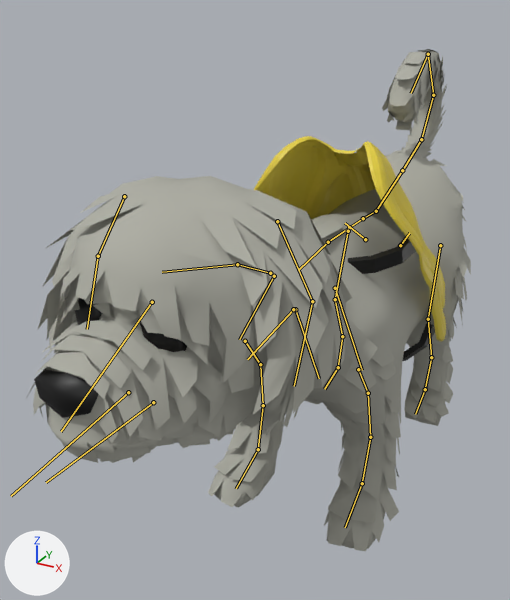
The glTF model public/dog.glb: old version first, new version second.
The view is the same before and after, from a 50 mm camera at (1.25, -3.38, 2.47) aimed at (-0.35, -0.48, 1.02). Every picture has the same lights, and +X, +Y and +Z are marked at lower left. The bones that bend it are drawn over the model as lines.

The first picture shows 'Circle', 'DogMesh', 'JacketMesh.001'.
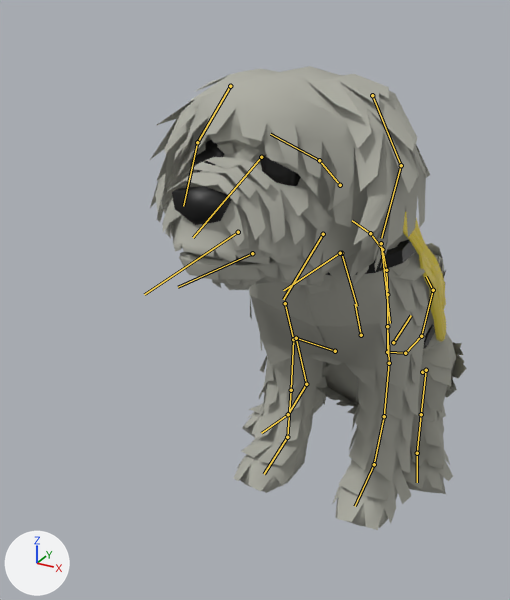
The newer file adds an action. The first version stands in its rest pose; the second is drawn at frame 28 of the action 'Idle1LongSniffAround'.

What differs and where, as boxes [x1, y1, x2, y2] in the pictures (510 x 600 px):
'DogMesh', posed (29% narrower, 8% shorter): before [26, 49, 471, 551]; after [150, 66, 466, 530]
'JacketMesh.001', unchanged, covered by the edit: before [254, 136, 446, 342]; after [403, 212, 446, 342]
bone 'spine.004', root to tip: before (402, 170) to (376, 211); after (387, 352) to (387, 294)
bone 'spine.003', root to tip: before (402, 170) to (421, 139); after (387, 352) to (405, 353)
bone 'spine.002', root to tip: before (421, 139) to (433, 95); after (405, 353) to (421, 336)
bone 'spine.001', root to tip: before (433, 95) to (428, 54); after (421, 336) to (433, 290)
bone 'spine', root to tip: before (428, 54) to (411, 93); after (433, 290) to (426, 276)
bone 'spine.005', root to tip: before (376, 211) to (363, 218); after (387, 294) to (386, 270)
bone 'spine.006', root to tip: before (363, 218) to (349, 227); after (386, 270) to (382, 249)
bone 'spine.007', root to tip: before (349, 227) to (328, 242); after (382, 249) to (370, 233)
bone 'spine.008', root to tip: before (328, 242) to (298, 270); after (370, 233) to (352, 220)
bone 'spine.010', root to tip: before (270, 273) to (237, 264); after (340, 185) to (319, 160)
bone 'jaw', root to tip: before (153, 402) to (46, 482); after (252, 253) to (178, 287)
bone 'ear.L.002', root to tip: before (277, 221) to (312, 301); after (372, 95) to (401, 165)
bone 'tongue', root to tip: before (128, 392) to (11, 496); after (238, 232) to (144, 294)
bone 'ear.R.002', root to tip: before (124, 196) to (98, 256); after (230, 86) to (197, 142)
bone 'ear.R.003', root to tip: before (98, 256) to (87, 329); after (197, 142) to (183, 206)
bone 'shoulder.L', root to tip: before (335, 288) to (362, 370); after (381, 243) to (390, 323)
bone 'front_thigh.L', root to tip: before (358, 369) to (368, 393); after (387, 326) to (389, 363)
bone 'front_shin.L', root to tip: before (368, 393) to (370, 437); after (389, 363) to (384, 416)
bone 'front_foot.L', root to tip: before (370, 437) to (362, 483); after (384, 416) to (374, 464)
bone 'front_toe.L', root to tip: before (362, 483) to (345, 527); after (374, 464) to (355, 506)
bone 'shoulder.R', root to tip: before (274, 276) to (239, 339); after (323, 234) to (283, 299)
bone 'front_thigh.R', root to tip: before (245, 341) to (260, 364); after (285, 303) to (293, 339)
bone 'front_shin.R', root to tip: before (260, 364) to (263, 405); after (293, 339) to (291, 390)
bone 'front_foot.R', root to tip: before (263, 405) to (258, 449); after (291, 390) to (287, 437)
bone 'front_toe.R', root to tip: before (258, 449) to (236, 488); after (287, 437) to (264, 474)
bone 'pelvis.L', root to tip: before (400, 245) to (409, 233); after (393, 342) to (411, 315)
bone 'thigh.L', root to tip: before (440, 245) to (428, 319); after (422, 372) to (426, 370)
bone 'shin.L', root to tip: before (428, 319) to (431, 357); after (426, 370) to (421, 414)
bone 'foot.L', root to tip: before (431, 357) to (425, 389); after (421, 414) to (417, 453)
bone 'toe.L', root to tip: before (425, 389) to (415, 414); after (417, 453) to (417, 482)
bone 'pelvis.R', root to tip: before (365, 239) to (345, 223); after (361, 335) to (355, 304)
bone 'thigh.R', root to tip: before (348, 231) to (335, 299); after (335, 351) to (296, 338)
bone 'shin.R', root to tip: before (335, 299) to (342, 336); after (296, 338) to (306, 384)
bone 'foot.R', root to tip: before (342, 336) to (338, 367); after (306, 384) to (288, 414)
bone 'toe.R', root to tip: before (338, 367) to (324, 389); after (288, 414) to (261, 433)

The edits, one by one:
Bone 'spine.004' (bone_spine_004) moves from (0.0, 0.0, 0.0) to (0.0, 0.366, 1.169).
Bone 'spine.004' (bone_spine_004) turns from (0, 0, 0) to (-95, 0, 0) degrees about its own x, y and z.
Bone 'spine.003' (bone_spine_003) turns from (0, 0, 0) to (50, 2, -4) degrees about its own x, y and z.
Bone 'spine.003' (bone_spine_003) is rescaled from (1.0, 1.0, 1.0) to (1.08, 1.08, 1.08).
Bone 'spine.002' (bone_spine_002) turns from (0, 0, 0) to (-10, 0, 0) degrees about its own x, y and z.
Bone 'spine.001' (bone_spine_001) turns from (0, 0, 0) to (-14, -1, -1) degrees about its own x, y and z.
Bone 'spine' (bone_spine) turns from (0, 0, 0) to (-1, 0, -7) degrees about its own x, y and z.
Bone 'spine.005' (bone_spine_005) turns from (0, 0, 0) to (29, 0, 0) degrees about its own x, y and z.
Bone 'spine.006' (bone_spine_006) turns from (0, 0, 0) to (9, 0, 0) degrees about its own x, y and z.
Bone 'spine.007' (bone_spine_007) turns from (0, 0, 0) to (24, 0, 0) degrees about its own x, y and z.
Bone 'spine.007' (bone_spine_007) is rescaled from (1.0, 1.0, 1.0) to (1.06, 1.06, 1.06).
Bone 'spine.008' (bone_spine_008) is rescaled from (1.0, 1.0, 1.0) to (0.98, 0.98, 0.98).
Bone 'spine.010' (bone_spine_010) turns from (0, 0, 0) to (27, 0, 0) degrees about its own x, y and z.
Bone 'jaw' (bone_jaw) turns from (0, 0, 0) to (3, 0, 0) degrees about its own x, y and z.
Bone 'ear.L.002' (bone_ear_l_002) turns from (0, 0, 0) to (-1, 0, -1) degrees about its own x, y and z.
Bone 'tongue' (bone_tongue) turns from (0, 0, 0) to (9, 5, 7) degrees about its own x, y and z.
Bone 'ear.R.002' (bone_ear_r_002) turns from (0, 0, 0) to (-1, 0, 1) degrees about its own x, y and z.
Bone 'ear.R.003' (bone_ear_r_003) turns from (0, 0, 0) to (2, 1, 0) degrees about its own x, y and z.
Bone 'shoulder.L' (bone_shoulder_l) turns from (0, 0, 0) to (13, 3, 7) degrees about its own x, y and z.
Bone 'front_thigh.L' (bone_front_thigh_l) moves from (0.0, 0.0, 0.0) to (0.013, -0.001, -0.015).
Bone 'front_thigh.L' (bone_front_thigh_l) turns from (0, 0, 0) to (6, -2, -3) degrees about its own x, y and z.
Bone 'front_thigh.L' (bone_front_thigh_l) is rescaled from (1.0, 1.0, 1.0) to (1.05, 1.05, 1.05).
Bone 'front_shin.L' (bone_front_shin_l) turns from (0, 0, 0) to (3, 0, 0) degrees about its own x, y and z.
Bone 'front_shin.L' (bone_front_shin_l) is rescaled from (1.0, 1.0, 1.0) to (1.06, 1.06, 1.06).
Bone 'front_foot.L' (bone_front_foot_l) turns from (0, 0, 0) to (14, 0, 0) degrees about its own x, y and z.
Bone 'front_foot.L' (bone_front_foot_l) is rescaled from (1.0, 1.0, 1.0) to (0.99, 0.99, 0.99).
Bone 'front_toe.L' (bone_front_toe_l) turns from (0, 0, 0) to (10, 0, 0) degrees about its own x, y and z.
Bone 'shoulder.R' (bone_shoulder_r) turns from (0, 0, 0) to (13, -4, -6) degrees about its own x, y and z.
Bone 'front_thigh.R' (bone_front_thigh_r) moves from (0.0, 0.0, 0.0) to (-0.013, 0.0, -0.015).
Bone 'front_thigh.R' (bone_front_thigh_r) turns from (0, 0, 0) to (6, 2, 3) degrees about its own x, y and z.
Bone 'front_thigh.R' (bone_front_thigh_r) is rescaled from (1.0, 1.0, 1.0) to (1.05, 1.05, 1.05).
Bone 'front_shin.R' (bone_front_shin_r) turns from (0, 0, 0) to (3, 0, 0) degrees about its own x, y and z.
Bone 'front_shin.R' (bone_front_shin_r) is rescaled from (1.0, 1.0, 1.0) to (1.06, 1.06, 1.06).
Bone 'front_foot.R' (bone_front_foot_r) turns from (0, 0, 0) to (14, 0, 0) degrees about its own x, y and z.
Bone 'front_foot.R' (bone_front_foot_r) is rescaled from (1.0, 1.0, 1.0) to (0.99, 0.99, 0.99).
Bone 'front_toe.R' (bone_front_toe_r) turns from (0, 0, 0) to (10, 0, 0) degrees about its own x, y and z.
Bone 'pelvis.L' (bone_pelvis_l) turns from (0, 0, 0) to (6, 13, 3) degrees about its own x, y and z.
Bone 'thigh.L' (bone_thigh_l) turns from (0, 0, 0) to (-37, -1, -12) degrees about its own x, y and z.
Bone 'shin.L' (bone_shin_l) turns from (0, 0, 0) to (92, 1, 0) degrees about its own x, y and z.
Bone 'foot.L' (bone_foot_l) turns from (0, 0, 0) to (-20, 0, 0) degrees about its own x, y and z.
Bone 'foot.L' (bone_foot_l) is rescaled from (1.0, 1.0, 1.0) to (1.08, 1.08, 1.08).
Bone 'toe.L' (bone_toe_l) turns from (0, 0, 0) to (-22, 1, 0) degrees about its own x, y and z.
Bone 'pelvis.R' (bone_pelvis_r) turns from (0, 0, 0) to (3, -13, -4) degrees about its own x, y and z.
Bone 'thigh.R' (bone_thigh_r) turns from (0, 0, 0) to (-37, 1, 13) degrees about its own x, y and z.
Bone 'shin.R' (bone_shin_r) turns from (0, 0, 0) to (91, -1, 0) degrees about its own x, y and z.
Bone 'foot.R' (bone_foot_r) turns from (0, 0, 0) to (-21, 0, 0) degrees about its own x, y and z.
Bone 'foot.R' (bone_foot_r) is rescaled from (1.0, 1.0, 1.0) to (1.08, 1.08, 1.08).
Bone 'toe.R' (bone_toe_r) turns from (0, 0, 0) to (-22, -1, 0) degrees about its own x, y and z.
